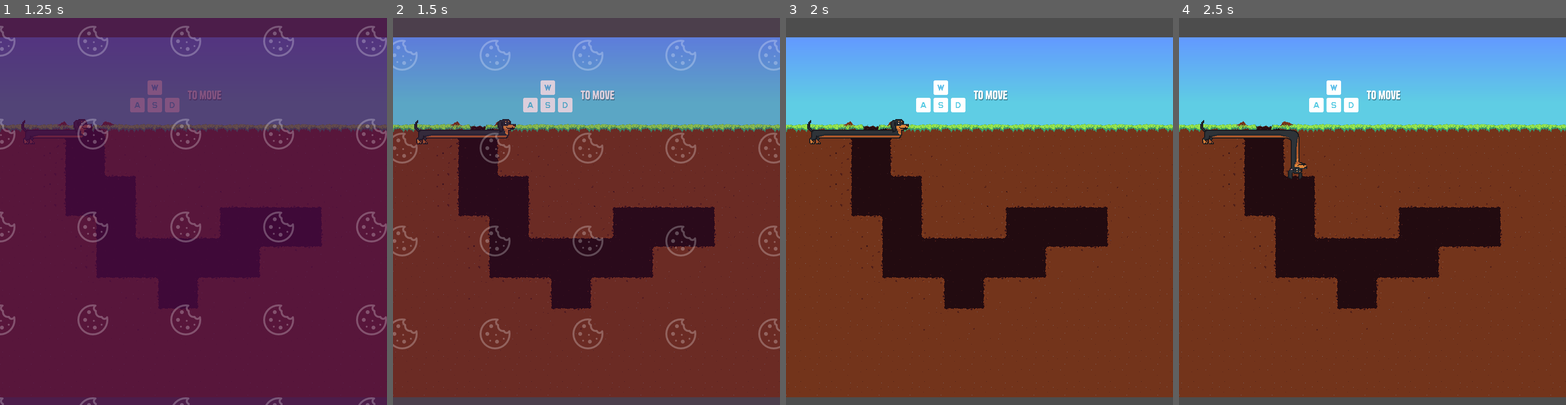
Above: before the commit, frames 1-4 (left to right).
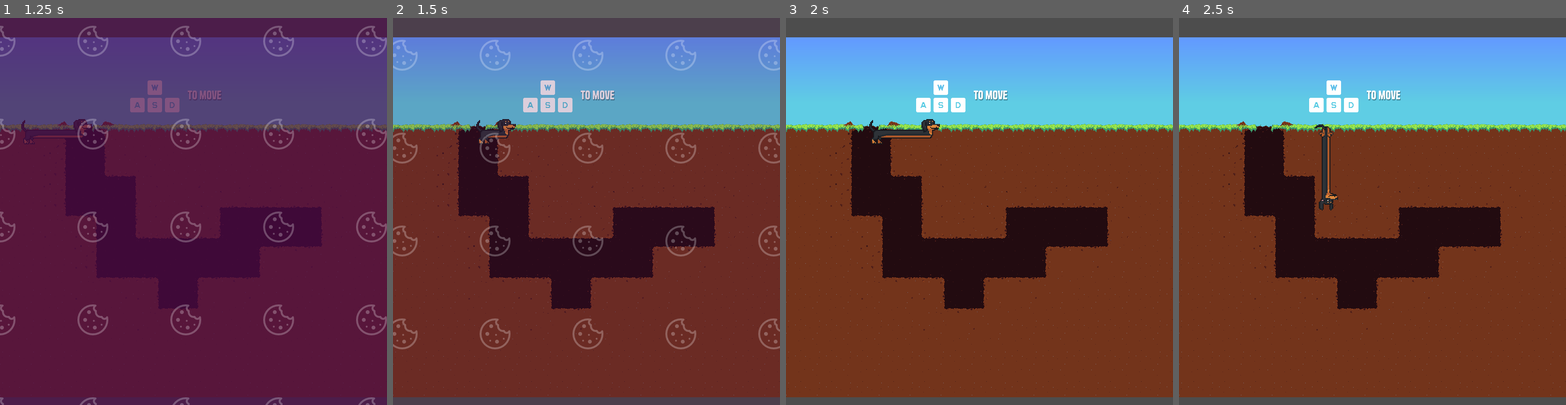
Above: after the commit, the same moments.

Repository: olferuk/brackeys-gamejam-2025.2
Game: Godot game, scene res://scenes/ui/main_menu.tscn
The game is run twice, just before and just after one commit, with the same random seed, the same clock (stepped at 60 frames per second) and the same inputs.
Inputs (mouse positions are in pixels of both pictures, inside the frame that each line leads up to):
- Up to frame 1 (1.25 s): click "New Game" at 0.5 s
- Up to frame 2 (1.5 s): move the mouse to (671, 192) at 1.27 s; hold D (move_right) from 1.28 s (still down); hold 2 (shrink) from 1.28 s (still down)
- Up to frame 3 (2 s): keep holding D (move_right); keep holding 2 (shrink); tap T (stretch) at 1.55 s
- Up to frame 4 (2.5 s): tap Enter at 2 s; move the mouse to (1295, 230) at 2.02 s; release D (move_right) at 2.03 s; release 2 (shrink) at 2.03 s; hold S (move_down) from 2.03 s (still down); tap T (stretch) at 2.1 s; tap 2 (shrink) at 2.3 s

Frame 1 is identical in both runs. In frame 2, 0.4% of the frame differs, in the area x 5-26%, y 26-33%; in frame 3, 0.8%; in frame 4, 1.4%, in the area x 5-42%, y 26-50%.
Error before the commit: Trying to return value of type "Nil" from a function whose return type is "bool". (res://src/commands/shrink_command.gd:13)

Commit message:
shring stretch breaks on undo

Diff:
--- a/src/hound.gd
+++ b/src/hound.gd
@@ -5,8 +5,11 @@
 @onready var dog_body_layer: TileMapLayer = $DogBodyLayer
 
 @export var maximum_length: int = 7
+@export var minimal_length: int = 3
 
 @export var body_schema: BodySchema
+
+var segments: Array[Vector2i] = []
 
 enum SectionType {
 	HEAD,
@@ -25,13 +28,18 @@
 var history: Array[Command] = []
 
 func _ready() -> void:
+	segments = []
 	for t in [SectionType.TAIL, SectionType.BODY, SectionType.HEAD]:
-		_add_section(t, Vector2(current_length*Global.cell_size, 0), Vector2i.RIGHT)
-		occupied_cells.append(Vector2i(current_length, 0))
+		var pos = Vector2(current_length * Global.cell_size, 0)
+		_add_section(t, pos, Vector2i.RIGHT)
+		var cell_coords = Vector2i(current_length, 0)
+		occupied_cells.append(cell_coords)
+		segments.append(cell_coords)
 		if t == SectionType.HEAD:
-			head_coords = Vector2i(current_length, 0)
+			head_coords = cell_coords
 			head_index = 2
 		current_length += 1
+
 	prev_direction = Vector2i.RIGHT
 
 func _unhandled_input(event: InputEvent) -> void:
@@ -93,12 +101,10 @@
 	prev_direction = pd
 	occupied_cells = occ.duplicate(true)
 
-	# Remove all children and free them
 	for child in body_sections.get_children():
 		body_sections.remove_child(child)
 		child.queue_free()
 
-	# Add back cloned sprites
 	for spr in sections:
 		body_sections.add_child(spr)
 
@@ -108,42 +114,102 @@
 	var cmd: Command = history.pop_back()
 	cmd.undo(self)
 
-func _execute_stretch():
-	current_length += 1
+func _execute_stretch() -> bool:
+	if current_length + 1 > maximum_length:
+		return false
+	if _is_going_opposite(prev_direction) or _is_crossing_itself(prev_direction):
+		$Sounds/ErrorSound.play()
+		return false
+	# Move head forward
+	head_coords += prev_direction
+	segments.append(head_coords)
+	occupied_cells.append(head_coords)
+
+	current_length = segments.size()
+	print("Current length: ",  current_length)
+	_rebuild_sprites()
+
 	$Sounds/StretchSound.play()
-
-func _execute_shrink():
-	if current_length > 1:
-		current_length -= 1
-		$Sounds/ShrinkSound.play()
-
+	return true
+
+func _execute_shrink() -> bool:
+	if current_length  - 1 < minimal_length:
+		return false
+
+	# Remove tail segment
+	if segments.size() > 0:
+		var removed = segments.pop_front()
+		occupied_cells.remove_at(0)
+		_rebuild_sprites()
+
+	current_length = segments.size()
+
+	$Sounds/ShrinkSound.play()
+	return true
 
 func _execute_move(direction: Vector2i) -> bool:
+	# invalid move
 	if _is_going_opposite(direction) or _is_crossing_itself(direction):
 		$Sounds/ErrorSound.play()
 		return false
 
-	# spawn straight/curve section
-	if direction == prev_direction:
-		_add_section(SectionType.BODY, head_coords * Global.cell_size, direction)
-	else:
-		_add_section(SectionType.BODY, head_coords * Global.cell_size, direction, prev_direction)
-
-	# move head
 	head_coords += direction
-	var head := body_sections.get_child(head_index) as Sprite2D
-	head.position += direction * Global.cell_size
-	if direction != prev_direction:
-		head.texture = _extract_texture(
-			dog_body_layer,
-			_get_atlas_coords(SectionType.HEAD, direction, prev_direction)
-		)
-
-	# sound + state
-	$Sounds/StretchSound.play()
+	segments.append(head_coords)
 	occupied_cells.append(head_coords)
 	prev_direction = direction
+	current_length = segments.size()
+
+	var removed = segments.pop_front()
+	occupied_cells.remove_at(0)
+
+	_rebuild_sprites()
+
+	$Sounds/StretchSound.play()
 	return true
+
+func _rebuild_sprites():
+	# Remove all existing sprites
+	for child in body_sections.get_children():
+		body_sections.remove_child(child)
+		child.queue_free()
+
+	for i in range(segments.size()):
+		var pos = segments[i] * Global.cell_size
+		var spr: Sprite2D
+		var prev_dir = _direction_from_to(segments[i-1], segments[i]) if i > 0 else Vector2i.ZERO
+		var next_dir = _direction_from_to(segments[i], segments[i+1]) if i < segments.size()-1 else Vector2i.ZERO
+		var atlas_coords: Vector2i = Vector2i.ZERO
+
+		if i == 0:
+			# Tail
+			atlas_coords = _get_atlas_coords(SectionType.TAIL, next_dir)
+		elif i == segments.size() - 1:
+			# Head
+			atlas_coords = _get_atlas_coords(SectionType.HEAD, prev_dir)
+		else:
+			# Body
+			if prev_dir == next_dir:
+				atlas_coords = body_schema.body_h if prev_dir.x != 0 else body_schema.body_v
+			else:
+				atlas_coords = _get_atlas_coords(SectionType.BODY, next_dir, prev_dir)
+		# Create and add sprite
+		spr = _extract_sprite(dog_body_layer, atlas_coords)
+		spr.position = pos
+		body_sections.add_child(spr)
+	head_index = body_sections.get_child_count() - 1
+
+func _direction_from_to(a: Vector2i, b: Vector2i) -> Vector2i:
+	var diff = b - a
+	if diff.x > 0:
+		return Vector2i.RIGHT
+	if diff.x < 0:
+		return Vector2i.LEFT
+	if diff.y > 0:
+		return Vector2i.DOWN
+	if diff.y < 0:
+		return Vector2i.UP
+	return Vector2i.ZERO
+
 
 func _is_going_opposite(direction: Vector2i) -> bool:
 	return (-1)*direction == prev_direction
@@ -216,7 +282,7 @@
 					p == Vector2i.DOWN and d == Vector2i.LEFT):
 						return body_schema.body_c0011
 				if ((p == Vector2i.DOWN and d == Vector2i.RIGHT) or
-					(p == Vector2i.LEFT and d == Vector2i.UP)):
+					(p == Vector2i.LEFT and d  	== Vector2i.UP)):
 						return body_schema.body_c1001
 	return Vector2i.ZERO
 
